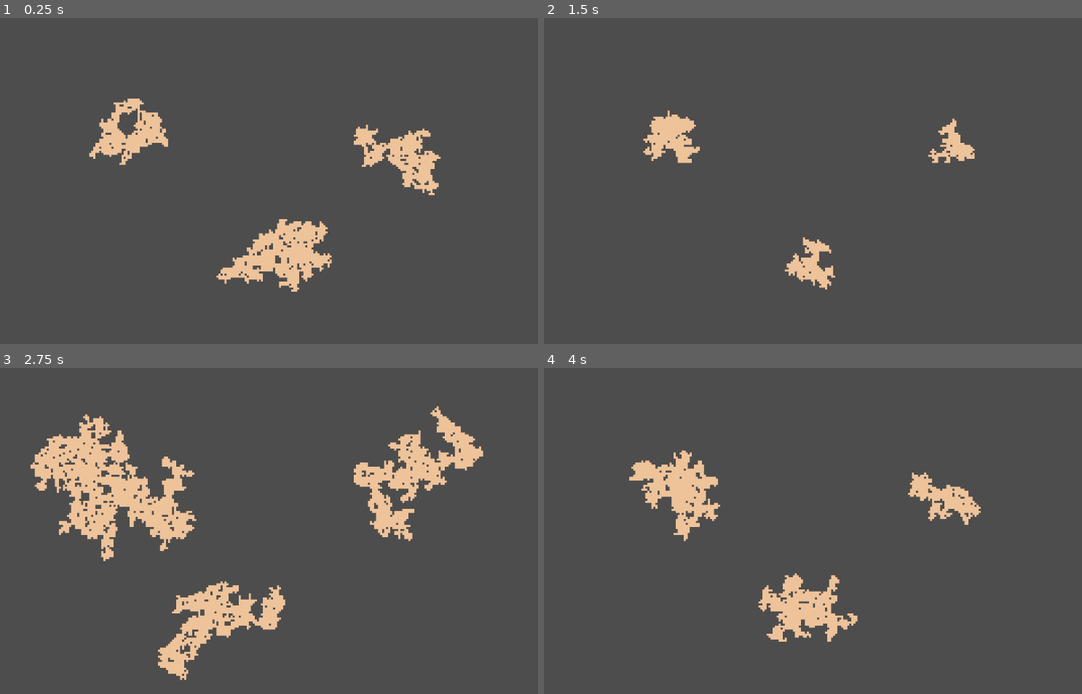
Above: before the commit, frames 1-4 (two rows, left to right).
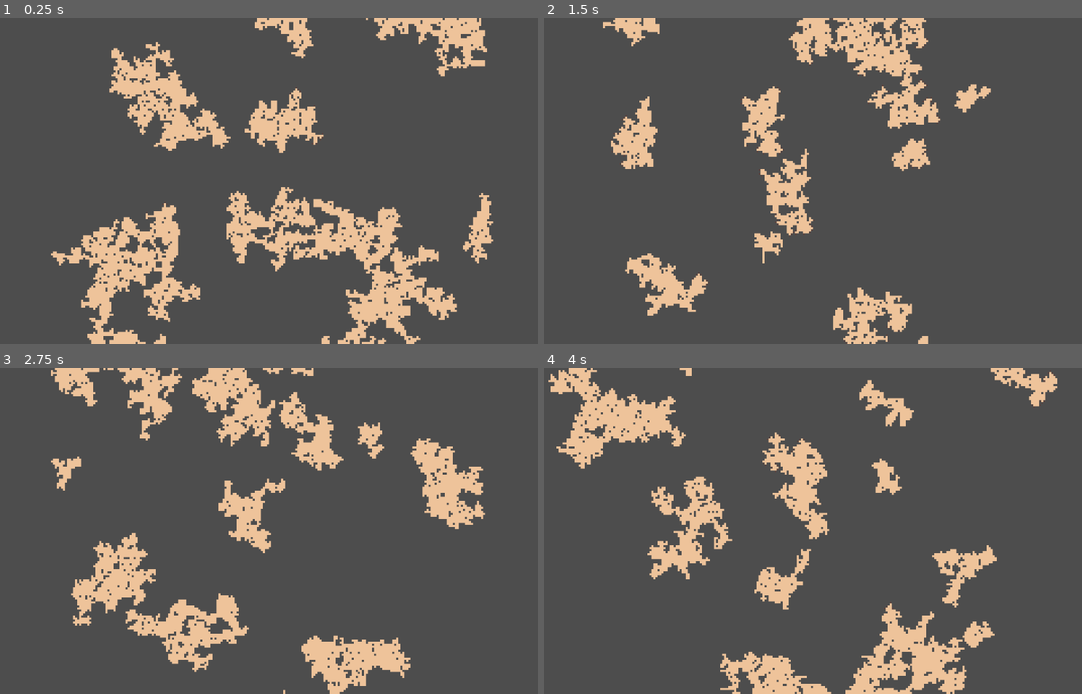
Above: after the commit, the same moments.

Repository: TreacherousDev/Treacherous
Game: Godot game, scene res://main/map_generator/map_manager.tscn
The game is run twice, just before and just after one commit, with the same random seed, the same clock (stepped at 60 frames per second) and the same inputs. Before the commit the project starts from res://main/map_generator/map_generator.tscn.
Inputs (mouse positions are in pixels of both pictures, inside the frame that each line leads up to):
- Up to frame 1 (0.25 s): no input
- Up to frame 2 (1.5 s): tap Enter (ui_accept) at 0.5, 0.6, 0.77, 1.07, 1.35 s; move the mouse to (942, 164) at 0.52 s; click (942, 164) at 0.67 s; move the mouse to (694, 197) at 1.27 s; click (694, 197) at 1.42 s
- Up to frame 3 (2.75 s): tap Enter (ui_accept) at 1.52, 1.82, 2.1 s; move the mouse to (328, 459) at 2.02 s; click (328, 459) at 2.17 s
- Up to frame 4 (4 s): move the mouse to (786, 596) at 2.77 s; tap Enter (ui_accept) at 2.85, 3.02, 3.32, 3.6, 3.77 s; click (786, 596) at 2.92 s; move the mouse to (985, 579) at 3.52 s; click (985, 579) at 3.67 s

The runs differ from the first frame. In frame 1, 21% of the frame differs, in the area x 9-92%, y 0-100%; in frame 2, 13%; in frame 3, 23%, in the area x 5-91%, y 0-100%; in frame 4, 18%.

Commit message:
reworked archipelago system
used separate nodes and a manager instead of resources

Diff:
--- /dev/null
+++ b/generator.tscn
@@ -0,0 +1,7 @@
+[gd_scene load_steps=2 format=3 uid="uid://b37gnjtxanqqk"]
+
+[ext_resource type="Script" path="res://main/map_generator/map_generator.gd" id="1_bpwi2"]
+
+[node name="Generator" type="Node2D"]
+script = ExtResource("1_bpwi2")
+batch_size = 5
--- a/main/map_generator/map_generator.gd
+++ b/main/map_generator/map_generator.gd
@@ -1,10 +1,11 @@
-extends TileMap
-
-class_name TDMapGenerator
+extends Node2D
+
+class_name TreacherousMapGenerator
 ##################################################################################
 # https://github.com/TreacherousDev/Cellular-Procedural-Generation-with-Tilemaps #
 ##################################################################################
 
+@onready var map: TileMap = get_parent()
 ## The number of rooms expected.
 @export var map_size: int = 100
 
@@ -65,46 +66,23 @@
 ## Array containing unoccupied directions, expressed as bit flags
 const OPEN_DIRECTIONS = 3
 const CHILDREN = 4
-const TREE_ID = 5
 
 
 func _ready():
 	randomize()
 	rng.set_seed(randi())
-	print(rng.seed)
-	start()
-
-# Enter: Reload Map
-# Esc: Quit Game
-func _process(_delta):
-	if Input.is_action_just_pressed("ui_accept"):
-		get_tree().reload_current_scene()
-	if Input.is_key_pressed(KEY_ESCAPE):
-		get_tree().quit()
-
 
 @export var start_id: int = 15
-@export var start_cells: Array[MapData] = []
+@export var start_position: Vector2i = Vector2i.ZERO
 var expansion_requests: int = 0
 ################
 # START METHOD #
 ################
 ## Initialzes the algorithm from the origin
 func start():
-
-	for start_cell in start_cells:
-		print("a")
-		foo(start_cell)
-
-
-func foo(start_cell):
-	await get_tree().physics_frame
-	var start_id = start_cell.cell_id
-	var start_position = start_cell.position
-	var tree_id = start_cell.tree_id
-
-	set_cell(0, start_position, 0, Vector2i(start_id, 0))
-	cell_data[start_position] = [0, null, null, [], [], tree_id]
+	print(start_position)
+	map.set_cell(0, start_position, 0, Vector2i(start_id, 0))
+	cell_data[start_position] = [0, null, null, [], []]
 	current_map_size += 1
 	mark_cells_to_fill(start_position)
 
@@ -124,6 +102,7 @@
 		expansion_requests = 0
 
 	end_production()
+
 
 ## Tracker for how many times the run_algorithm() function executes
 var iterations: int = 0
@@ -182,20 +161,20 @@
 	var selected_room: int = room_selection[select_random]
 	if selected_room == cell_data[cell_to_fill][PARENT_DIRECTION]:
 		closing_rooms.append(cell_to_fill)
-	set_cell(0, cell_to_fill, 0, Vector2i(selected_room, 0))
+	map.set_cell(0, cell_to_fill, 0, Vector2i(selected_room, 0))
 
 # GET WALL OPENINGS
 # Input: position of cell
 # Output: array containing all unoccupied von neuman neighbors, expressed as int bit flags
 func get_wall_openings(cell: Vector2i) -> Array:
 	var wall_openings: Array = []
-	if get_cell_atlas_coords(0, cell + Vector2i.UP) == Vector2i(-1, -1):
+	if map.get_cell_atlas_coords(0, cell + Vector2i.UP) == Vector2i(-1, -1):
 		wall_openings.append(1)
-	if get_cell_atlas_coords(0, cell + Vector2i.RIGHT) == Vector2i(-1, -1):
+	if map.get_cell_atlas_coords(0, cell + Vector2i.RIGHT) == Vector2i(-1, -1):
 		wall_openings.append(2)
-	if get_cell_atlas_coords(0, cell + Vector2i.DOWN) == Vector2i(-1, -1):
+	if map.get_cell_atlas_coords(0, cell + Vector2i.DOWN) == Vector2i(-1, -1):
 		wall_openings.append(4)
-	if get_cell_atlas_coords(0, cell + Vector2i.LEFT) == Vector2i(-1, -1):
+	if map.get_cell_atlas_coords(0, cell + Vector2i.LEFT) == Vector2i(-1, -1):
 		wall_openings.append(8)
 	return wall_openings
 
@@ -203,7 +182,7 @@
 # Input: position of cell
 # Output: list of cells to fill according to the cell's open branches, excluding the branch to parent
 func get_cells_to_fill(cell: Vector2i) -> Array:
-	var room_id: int = get_cell_atlas_coords(0, cell).x
+	var room_id: int = map.get_cell_atlas_coords(0, cell).x
 	var open_directions: Array = room_id_to_directions[room_id]
 	var cells_to_fill: Array = convert_directions_to_cells_coords(open_directions, cell)
 	#exclude parent direction from producible directions if it has a parent
@@ -243,8 +222,7 @@
 		var parent_cell_direction: int = coords_to_direction[parent_cell - cell]
 		var parent_depth: int = cell_data[parent_cell][DEPTH]
 		var open_directions: Array = get_wall_openings(cell)
-		var seed_id: int = cell_data[parent_cell][TREE_ID]
-		cell_data[cell] = [parent_depth + 1, parent_cell, parent_cell_direction, open_directions, [], seed_id]
+		cell_data[cell] = [parent_depth + 1, parent_cell, parent_cell_direction, open_directions, []]
 		cell_data[parent_cell][CHILDREN].append(cell)
 
 # GET POWERSET
@@ -287,7 +265,7 @@
 	var cells_to_fill: Array = get_cells_to_fill(cell)
 	store_cell_data(cells_to_fill, cell)
 	for cell_to_fill in cells_to_fill:
-		set_cell(0, cell_to_fill, 0, Vector2i.ZERO)
+		map.set_cell(0, cell_to_fill, 0, Vector2i.ZERO)
 		rooms_expected_next_iteration += 1
 		update_neighbor_rooms(cell_to_fill)
 		next_active_cells.append(cell_to_fill)
@@ -318,11 +296,11 @@
 ####################################################################
 
 	# sample 1: prevents the map from branching more than 10 branching paths per iteration
-	if rooms_expected_next_iteration < 20:
+	if rooms_expected_next_iteration > 20:
+		force_spawn_room(parent_direction, room_selection)
+		# sample 1: prevents the map from branching more than 10 branching paths per iteration
+	if rooms_expected_next_iteration < 2:
 		delete_rooms_from_pool([parent_direction], room_selection)
-		# sample 1: prevents the map from branching more than 10 branching paths per iteration
-#	if rooms_expected_next_iteration < 2:
-#		delete_rooms_from_pool([parent_direction], room_selection)
 ################################################################################################
 
 # ADD ROOMS TO POOL
@@ -381,15 +359,15 @@
 	if closing_rooms.has(room_to_expand):
 		closing_rooms.erase(room_to_expand)
 
-	var room_id: int = get_cell_atlas_coords(0, room_to_expand).x
+	var room_id: int = map.get_cell_atlas_coords(0, room_to_expand).x
 	var expandable_directions: Array = cell_data[room_to_expand][OPEN_DIRECTIONS]
 	var selected_expand_direction: int = select_random_element(expandable_directions)
 	var expanded_room: int = room_id + selected_expand_direction
-	set_cell(0, room_to_expand, 0, Vector2i(expanded_room, 0))
+	map.set_cell(0, room_to_expand, 0, Vector2i(expanded_room, 0))
 
 	var expand_location: Vector2i = convert_directions_to_cells_coords([selected_expand_direction], room_to_expand)[0]
 	store_cell_data([expand_location], room_to_expand)
-	set_cell(0, expand_location, 0, Vector2i(0, 0))
+	map.set_cell(0, expand_location, 0, Vector2i(0, 0))
 	rooms_expected_next_iteration += 1
 	update_neighbor_rooms(expand_location)
 	next_active_cells.append(expand_location)
--- a/main/map_generator/map_generator.tscn
+++ /dev/null
@@ -1,45 +0,0 @@
-[gd_scene load_steps=8 format=3 uid="uid://d4ljvc70iujkn"]
-
-[ext_resource type="TileSet" uid="uid://b0jjcpx0cmh36" path="res://main/resources/map_generator_cave.tres" id="1_d4asi"]
-[ext_resource type="Script" path="res://main/map_generator/cave_generator.gd" id="2_63h7v"]
-[ext_resource type="Script" path="res://map_data.gd" id="3_3tkqc"]
-[ext_resource type="Script" path="res://main/map_generator/draw_path.gd" id="5_psan5"]
-
-[sub_resource type="Resource" id="Resource_xj0hk"]
-script = ExtResource("3_3tkqc")
-cell_id = 15
-position = Vector2i(-70, -20)
-tree_id = 1
-map_size = 20
-expand_mode = 2
-
-[sub_resource type="Resource" id="Resource_23ku3"]
-script = ExtResource("3_3tkqc")
-cell_id = 15
-position = Vector2i(70, -20)
-tree_id = 1
-map_size = 20
-expand_mode = 2
-
-[sub_resource type="Resource" id="Resource_sas36"]
-script = ExtResource("3_3tkqc")
-cell_id = 15
-position = Vector2i(0, 40)
-tree_id = 1
-map_size = 20
-expand_mode = 2
-
-[node name="Tilemap" type="TileMap"]
-tile_set = ExtResource("1_d4asi")
-format = 2
-script = ExtResource("2_63h7v")
-map_size = 10000
-start_id = 4
-start_cells = Array[ExtResource("3_3tkqc")]([SubResource("Resource_xj0hk"), SubResource("Resource_23ku3"), SubResource("Resource_sas36")])
-expand_mode = 1
-
-[node name="Camera2D" type="Camera2D" parent="."]
-zoom = Vector2(0.2, 0.2)
-
-[node name="draw_path" type="Node2D" parent="."]
-script = ExtResource("5_psan5")
--- /dev/null
+++ b/main/map_generator/map_manager.gd
@@ -0,0 +1,27 @@
+extends TileMap
+
+@export var generator: PackedScene
+@export var generator_count: int = 1
+var generators: Array[TreacherousMapGenerator] = []
+
+func _ready():
+	start()
+
+# Enter: Reload Map
+# Esc: Quit Game
+func _process(_delta):
+	if Input.is_action_just_pressed("ui_accept"):
+		get_tree().reload_current_scene()
+	if Input.is_key_pressed(KEY_ESCAPE):
+		get_tree().quit()
+
+
+func start():
+	for i in range(generator_count):
+		var gen = generator.instantiate()
+		add_child(gen)
+		gen.start_position.x = randi_range(-100, 100)
+		gen.start_position.y = randi_range(-100, 100)
+		gen.start_id = randi_range(1, 15)
+		gen.map_size = randi_range(50, 1000)
+		gen.start()
--- /dev/null
+++ b/main/map_generator/map_manager.tscn
@@ -0,0 +1,15 @@
+[gd_scene load_steps=4 format=3 uid="uid://d4ljvc70iujkn"]
+
+[ext_resource type="TileSet" uid="uid://b0jjcpx0cmh36" path="res://main/resources/map_generator_cave.tres" id="1_ewfv4"]
+[ext_resource type="Script" path="res://main/map_generator/map_manager.gd" id="2_bmnuc"]
+[ext_resource type="PackedScene" uid="uid://b37gnjtxanqqk" path="res://generator.tscn" id="3_204fj"]
+
+[node name="map_manager" type="TileMap"]
+tile_set = ExtResource("1_ewfv4")
+format = 2
+script = ExtResource("2_bmnuc")
+generator = ExtResource("3_204fj")
+generator_count = 20
+
+[node name="Camera2D" type="Camera2D" parent="."]
+zoom = Vector2(0.2, 0.2)
--- a/map_data.gd
+++ /dev/null
@@ -1,9 +0,0 @@
-extends Resource
-class_name MapData
-
-@export var cell_id: int = 1
-@export var position: Vector2i
-@export var tree_id: int = 1
-@export var map_size: int = 20
-enum expand_modes {MAX, MIN, RANDOM}
-@export var expand_mode := expand_modes.RANDOM
--- a/map_data.tres
+++ /dev/null
@@ -1,9 +0,0 @@
-[gd_resource type="Resource" script_class="MapData" load_steps=2 format=3 uid="uid://bxuvqwspb6s8e"]
-
-[ext_resource type="Script" path="res://map_data.gd" id="1_h4yx0"]
-
-[resource]
-script = ExtResource("1_h4yx0")
-cell_id = 1
-position = Vector2i(0, 0)
-seed_id = 1
--- a/project.godot
+++ b/project.godot
@@ -11,13 +11,9 @@
 [application]
 
 config/name="CPG Tilemap System"
-run/main_scene="res://main/map_generator/map_generator.tscn"
+run/main_scene="res://main/map_generator/map_manager.tscn"
 config/features=PackedStringArray("4.0", "Forward Plus")
 config/icon="res://main/icon.svg"
-
-[display]
-
-window/size/mode=3
 
 [rendering]
 
